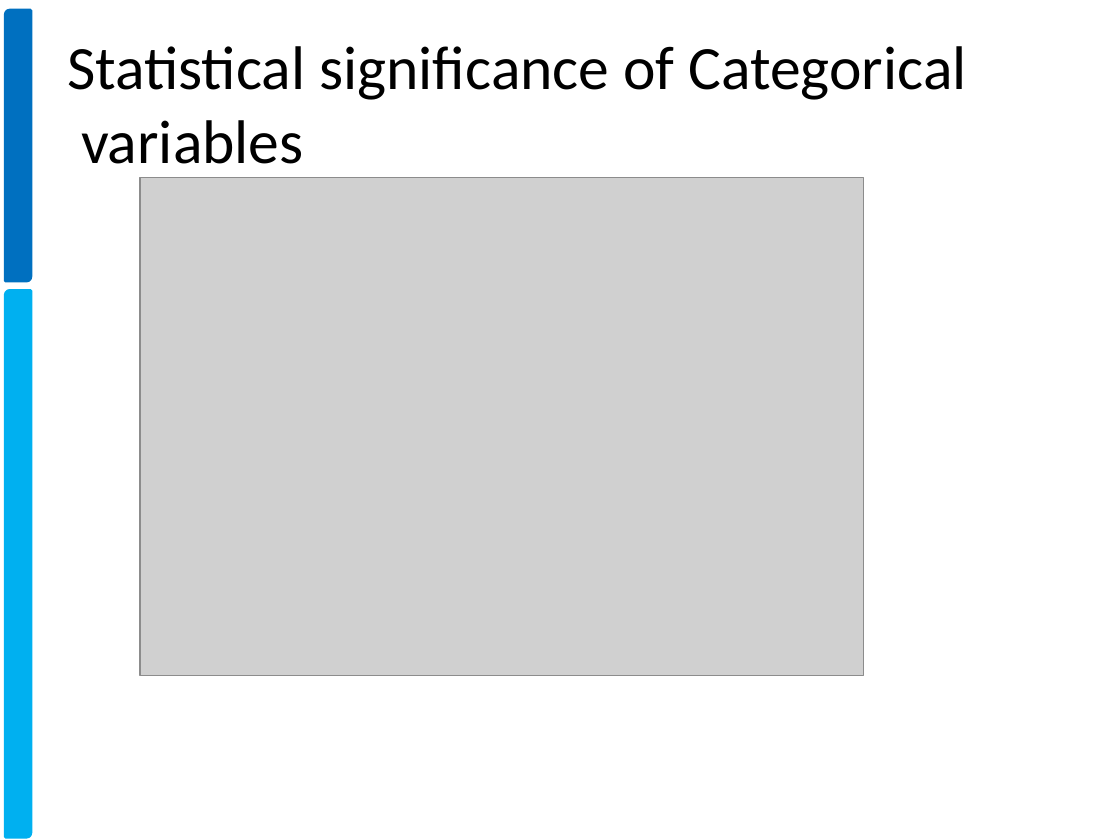
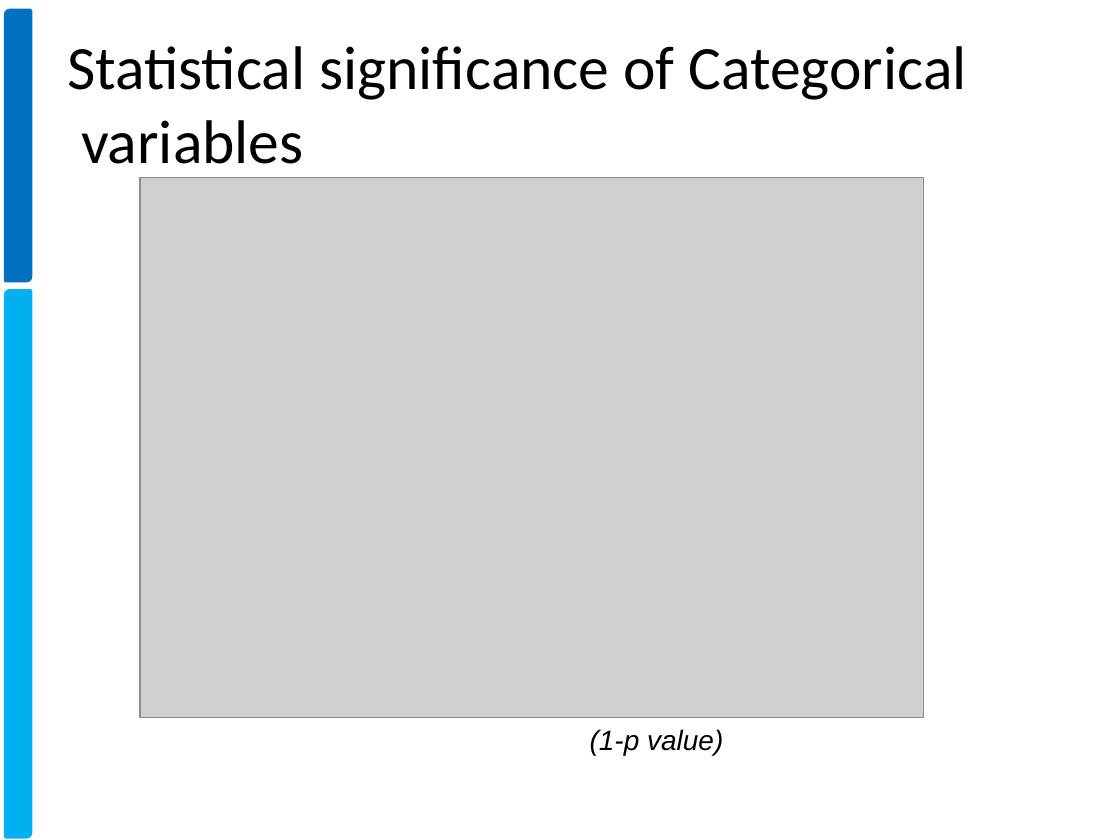
Before and after one commit to xavierigneous/Vehicle-Loan-Default-Prediction, a slide deck: slide 13 of Pravin Kumar/Vehicle Loan Default Prediction.pptx (slide 10 before the commit). Drawn at 1120x840 pixels with LibreOffice and Linux fonts; fonts in the diff are those of the drawing; grey boxes stand for pictures; background and template pictures are left out. Boxes give left, top, right and bottom in pixels: in the first picture for what was removed or moved away, otherwise in the second. Text is boxed around its words. In the diff, an @@ line names an element or a change of style, - is before the commit and + after.

```diff
--- a/Pravin Kumar/Vehicle Loan Default Prediction.pptx
+++ b/Pravin Kumar/Vehicle Loan Default Prediction.pptx
@@ picture: place and size @@
-picture at (140, 177, 864, 675)
+picture at (140, 177, 924, 717)
@@ text added at (590, 729, 723, 755), 18 pt, text #000000, italic @@
+(1-p value)
```
Also in this commit, not shown: 15 other slides changed, 4 slides added, 1 slide removed, 4 other files.
